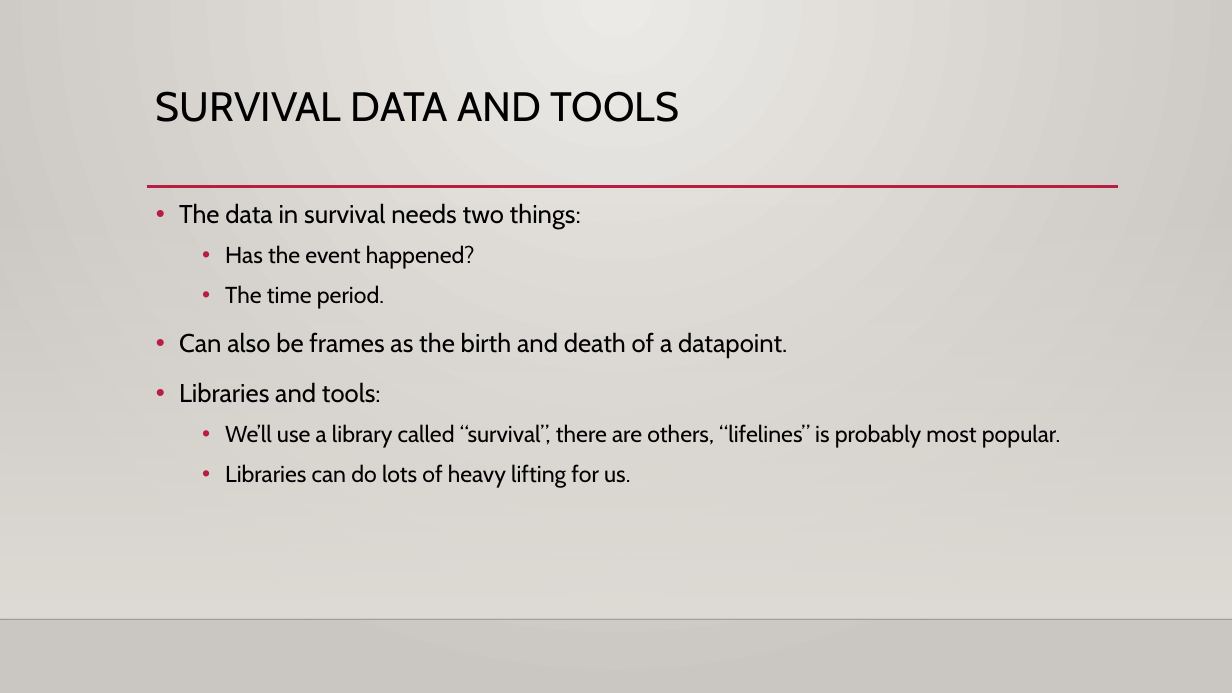
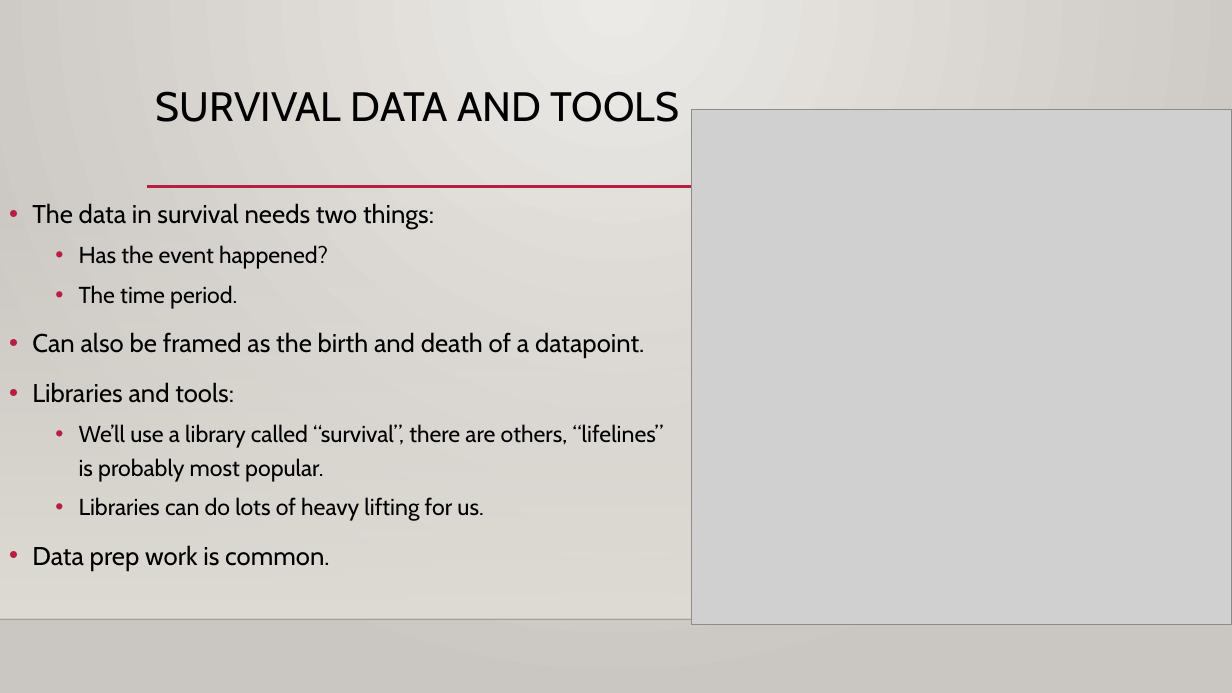
Before and after one commit to AkeemSemperDataScience/Basic_Stats_in_Python_Student_Repository, a slide deck: slide 6 of reference_material/slides/026_Survival_Hazard.pptx (slide 5 before the commit). Drawn at 1232x693 pixels with LibreOffice and Linux fonts; fonts in the diff are those of the drawing; grey boxes stand for pictures; background and template pictures are left out. Boxes give left, top, right and bottom in pixels: in the first picture for what was removed or moved away, otherwise in the second. Text is boxed around its words. In the diff, an @@ line names an element or a change of style, - is before the commit and + after.

```diff
--- a/reference_material/slides/026_Survival_Hazard.pptx
+++ b/reference_material/slides/026_Survival_Hazard.pptx
@@ picture added at box(691, 110, 1232, 626) @@
@@ text "The data in survival needs ...": place and size @@
-text "The data in survival needs ..." at box(179, 203, 1061, 488)
+text "The data in survival needs ..." at box(32, 203, 664, 570)
@@ text at box(32, 332, 644, 358): text changed @@
-• Can also be frames as the birth and death of a datapoint.
+• Can also be framed as the birth and death of a datapoint.
@@ text at box(32, 545, 329, 570): paragraph added @@
+• Data prep work is common.
```
Also in this commit, not shown: 2 slides added, 7 other files.
